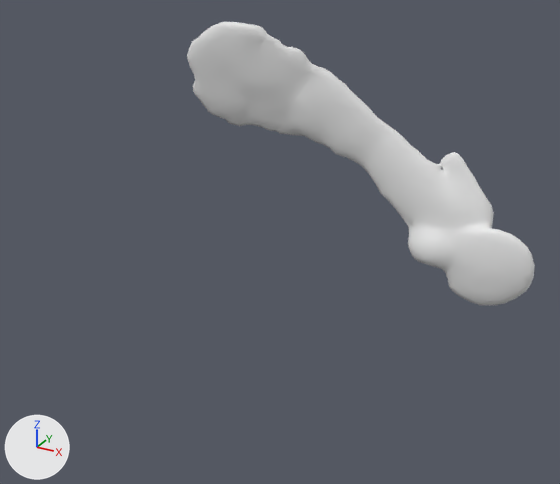
The FBX model blender/out/Brachiosaurus/export/Os_Omoplate_Brachiosaurus.fbx as it was, and as the next commit left it.
Camera for both pictures: a 50 mm camera at (8.96, -21.21, 7.27) aimed at (-0.13, -4.68, -0.99). Arrows for +X, +Y and +Z are at lower left; the lights stay in place. The picture after the commit comes second.

In view in the first picture: 'Os_Omoplate_Brachiosaurus_01'.
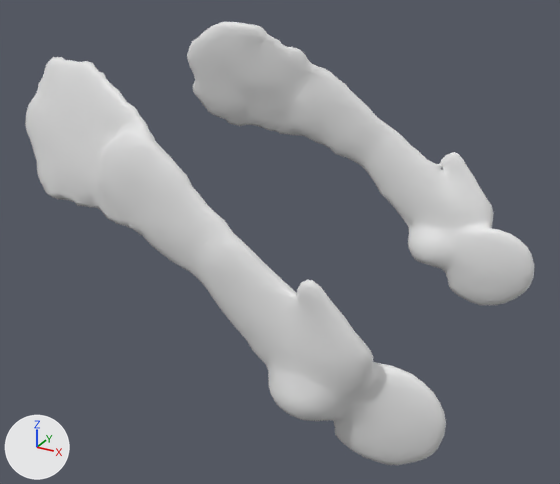
The newer file is also turned or shifted as a whole; pictures and numbers use the older file's frame.

Pixel boxes [x1, y1, x2, y2] of what changed, in the pictures (560 x 484 px):
'Os_Omoplate_Brachiosaurus_01', reshaped (46% wider, 56% taller)
    before: [187, 22, 535, 305]
    after: [25, 22, 534, 465]
part 1 of me_os_omoplate_brachiosaurus_01, added
    after: [25, 57, 446, 465]

Diff of the bpy script that builds the scene:
```diff
--- a/blender/out/Brachiosaurus/export/Os_Omoplate_Brachiosaurus.fbx.py
+++ b/blender/out/Brachiosaurus/export/Os_Omoplate_Brachiosaurus.fbx.py
@@ me_os_omoplate_brachiosaurus_01 @@
 # used by ob_os_omoplate_brachiosaurus_01; location = (0.0, 0.0, 0.0)
-me_os_omoplate_brachiosaurus_01.from_pydata(...)  # 1366 vertices, 2732 faces; spans x -5.66..5.66, y -0.87..0.87, z -3.93..3.93
+me_os_omoplate_brachiosaurus_01.from_pydata(...)  # 2715 vertices, 5426 faces; spans x -5.76..5.66, y -9.15..0.87, z -3.93..3.94
+# me_os_omoplate_brachiosaurus_01 part 1: a new loose piece of 1349 vertices spanning x -5.76..5.66, y -9.15..-7.42, z -3.92..3.94, in mat_museum_bone___warm_ivory (white #e7e7e7)
 me_os_omoplate_brachiosaurus_01.materials.append(mat_museum_bone___warm_ivory)
```
